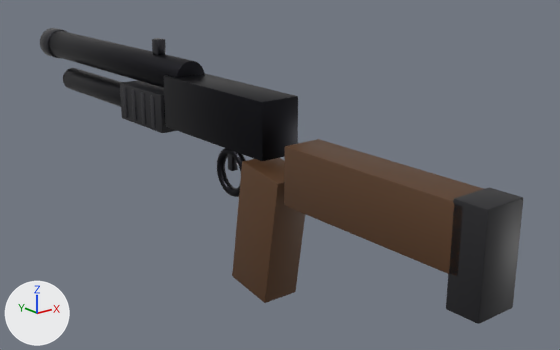
One commit to the glTF model assets/weapons/shotgun.glb: the scene before it, then after it.
Before and after are seen from a camera (50 mm lens) standing at (-1.01, -1.46, 0.841) and looking at (0.138, -0.026, 0.267). The axes (+X, +Y, +Z) are drawn at lower left. The lights are the same throughout. The older version comes first. Vertices at exactly the same position are counted once.

In view in the first picture: 'shotgun'.
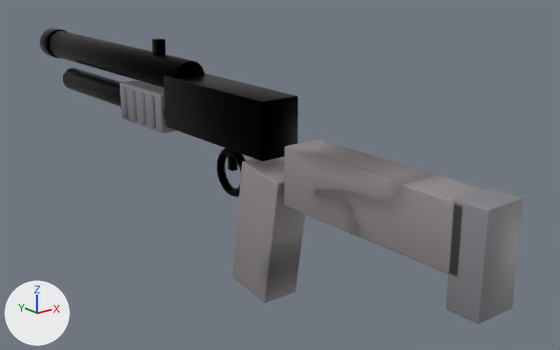
Edits to the bpy script that builds the scene:
```text
Add img_shotgun_tex:
    img_shotgun_tex = load_image('shotgun_tex', '_unpacked/shotgun_tex', 512, 512, 'sRGB')
Add mat_polymer_005:
    mat_polymer_005 = principled_material('Polymer.005')
    mat_polymer_005.texture = img_shotgun_tex
    mat_polymer_005.metallic = 0.05
Add mat_darktac_003:
    mat_darktac_003 = principled_material('DarkTac.003')
    mat_darktac_003.texture = img_shotgun_tex
    mat_darktac_003.metallic = 0.2
Add mat_wood_001:
    mat_wood_001 = principled_material('Wood.001')
    mat_wood_001.texture = img_shotgun_tex
    mat_wood_001.roughness = 0.55
Add mat_bluedsteel_005:
    mat_bluedsteel_005 = principled_material('BluedSteel.005')
    mat_bluedsteel_005.texture = img_shotgun_tex
    mat_bluedsteel_005.metallic = 1.0
    mat_bluedsteel_005.roughness = 0.4
Add mat_steel_005:
    mat_steel_005 = principled_material('Steel.005')
    mat_steel_005.texture = img_shotgun_tex
    mat_steel_005.metallic = 1.0
    mat_steel_005.roughness = 0.28
Change me_cube_153:
    where me_cube_153.from_pydata(...)  # 1552 vertices, 3048 faces; spans x -0.05..0.05, y -0.78..0.98, z 0.04..0.58
    used by ob_shotgun; location = (0.0, 0.0, 0.0)
    me_cube_153 part 1: all 1684 faces that had it switch from mat_bluedsteel (black #29292e) to mat_bluedsteel_005 (picture img_shotgun_tex)
    me_cube_153 part 2: all 500 faces that had it switch from mat_steel (dark grey #4d4d52) to mat_steel_005 (picture img_shotgun_tex)
    me_cube_153 part 3: all 216 faces that had it switch from mat_polymer (black #1f1f23) to mat_polymer_005 (picture img_shotgun_tex)
    me_cube_153 part 4: all 216 faces that had it switch from mat_wood (brown #593c24) to mat_wood_001 (picture img_shotgun_tex)
    me_cube_153 part 5: all 432 faces that had it switch from mat_darktac (dark grey #303035) to mat_darktac_003 (picture img_shotgun_tex)
    me_cube_153 part 6: texture (UV) coordinates of 3048 of 3048 faces, centred in x -0.05..0.05, y -0.78..0.98, z 0.04..0.58, changed; they spanned u 0.0..1.0, v 0.0..1.0 and now span u 0.01..0.99, v 0.01..0.98
```

What differs and where, as boxes [x1, y1, x2, y2] in the pictures (560 x 350 px):
'shotgun', recoloured, surface changed: [40, 28, 523, 324] in both
part 1 of me_cube_153, recoloured: [48, 31, 298, 197] in both
part 2 of me_cube_153, recoloured: [40, 28, 238, 171] in both
part 3 of me_cube_153, recoloured: [120, 80, 523, 324] in both
part 4 of me_cube_153, recoloured (brown to grey): [232, 139, 483, 303] in both
part 5 of me_cube_153, recoloured (dark grey to grey): [122, 87, 156, 128] in both
part 6 of me_cube_153, surface changed: [40, 28, 523, 324] in both
